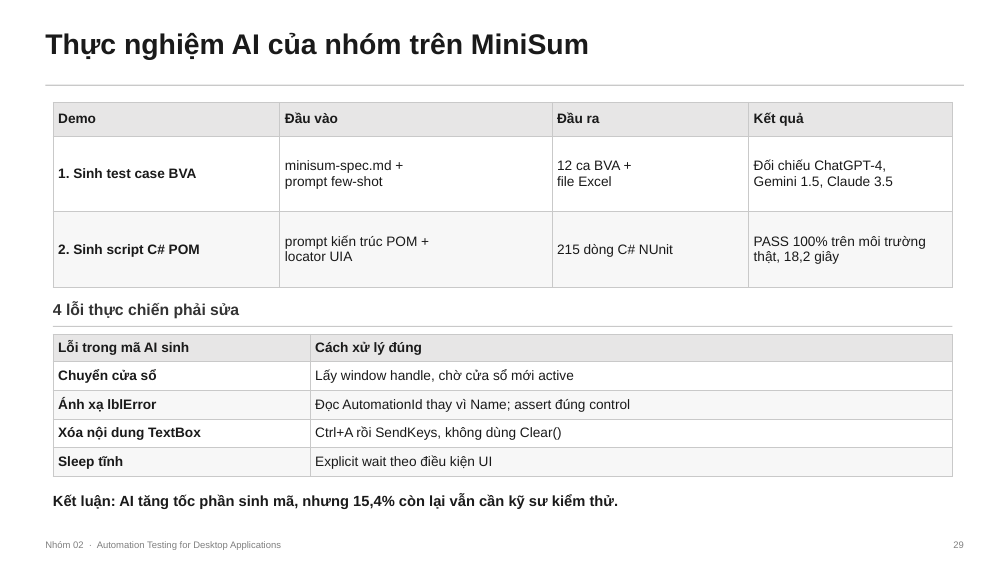
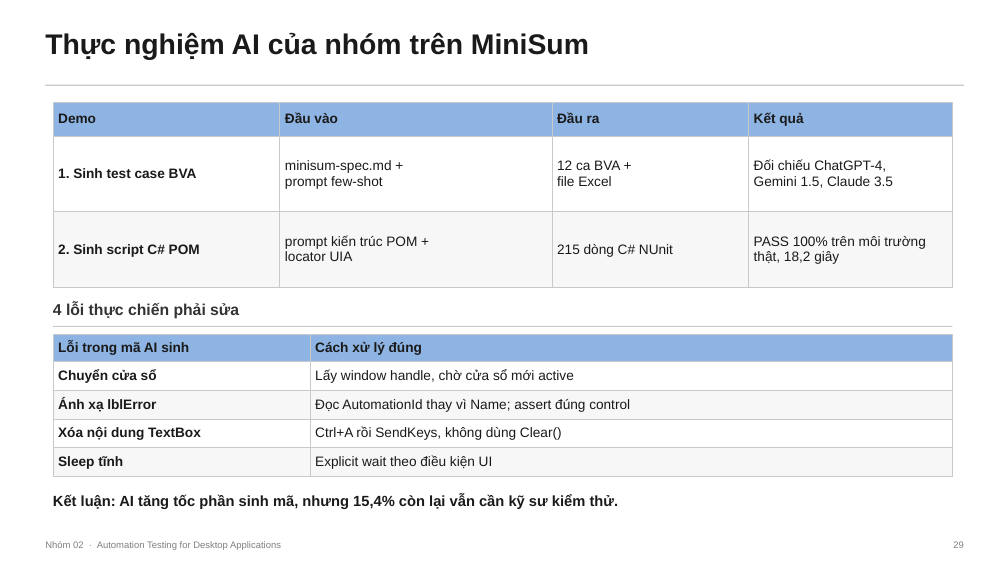
Before and after one commit to tinphan247/KTPM-2026-Seminar, a slide deck: slide 29 of slides/seminar-group02-v2.pptx. Drawn at 1008x567 pixels with LibreOffice and Linux fonts; fonts in the diff are those of the drawing. Boxes give left, top, right and bottom in pixels: in the first picture for what was removed or moved away, otherwise in the second. Text is boxed around its words. In the diff, an @@ line names an element or a change of style, - is before the commit and + after.

```diff
--- a/slides/seminar-group02-v2.pptx
+++ b/slides/seminar-group02-v2.pptx
@@ table at [53, 102, 953, 287] @@
@@ fill #E7E6E6 to #8EB4E3 in row 1 @@
@@ table at [53, 334, 953, 476] @@
@@ fill #E7E6E6 to #8EB4E3 in row 1 @@
```
Also in this commit, not shown: 29 other slides changed, 1 other file.
